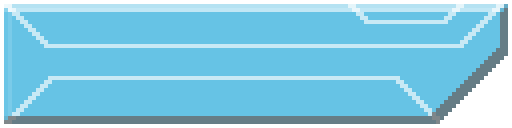
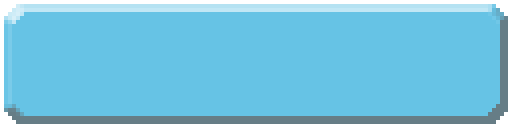
Revision of a layered 512 × 128 image; what changed, layer by layer:
painted on "Overlay" over [4, 4, 508, 124]
